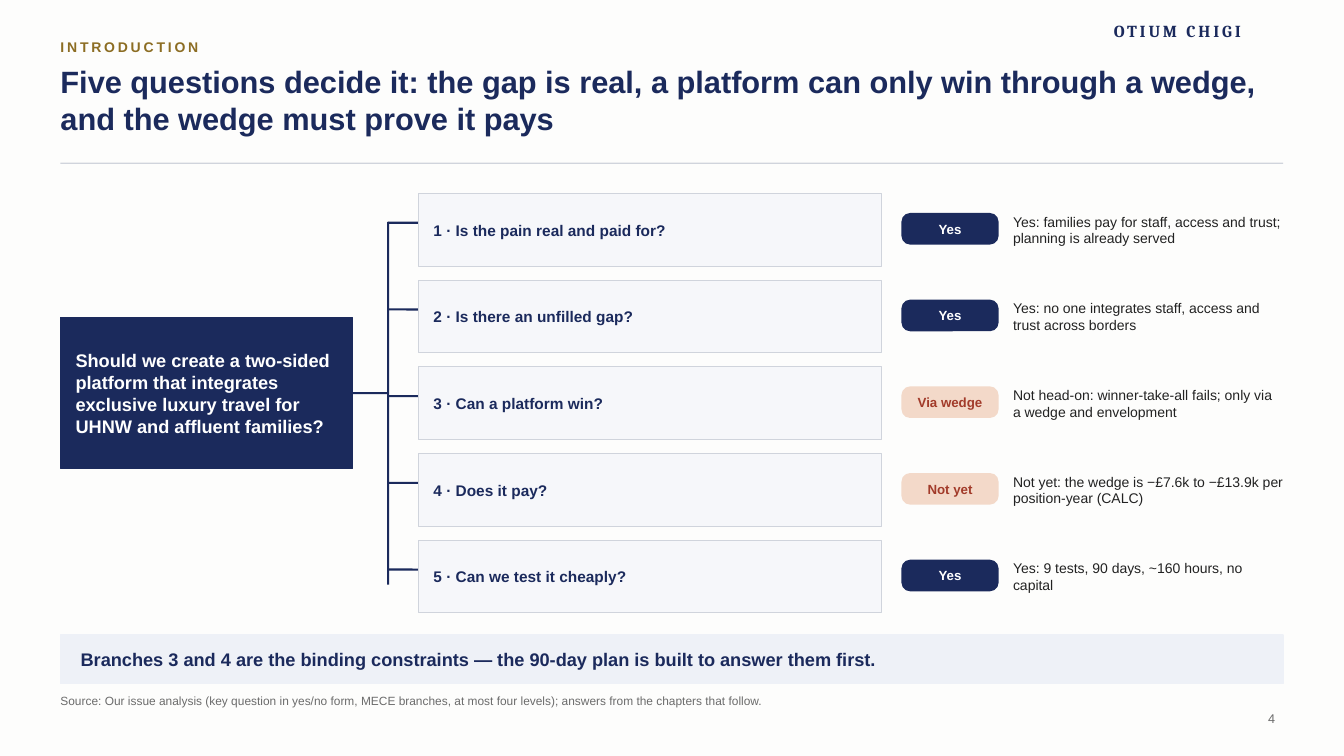
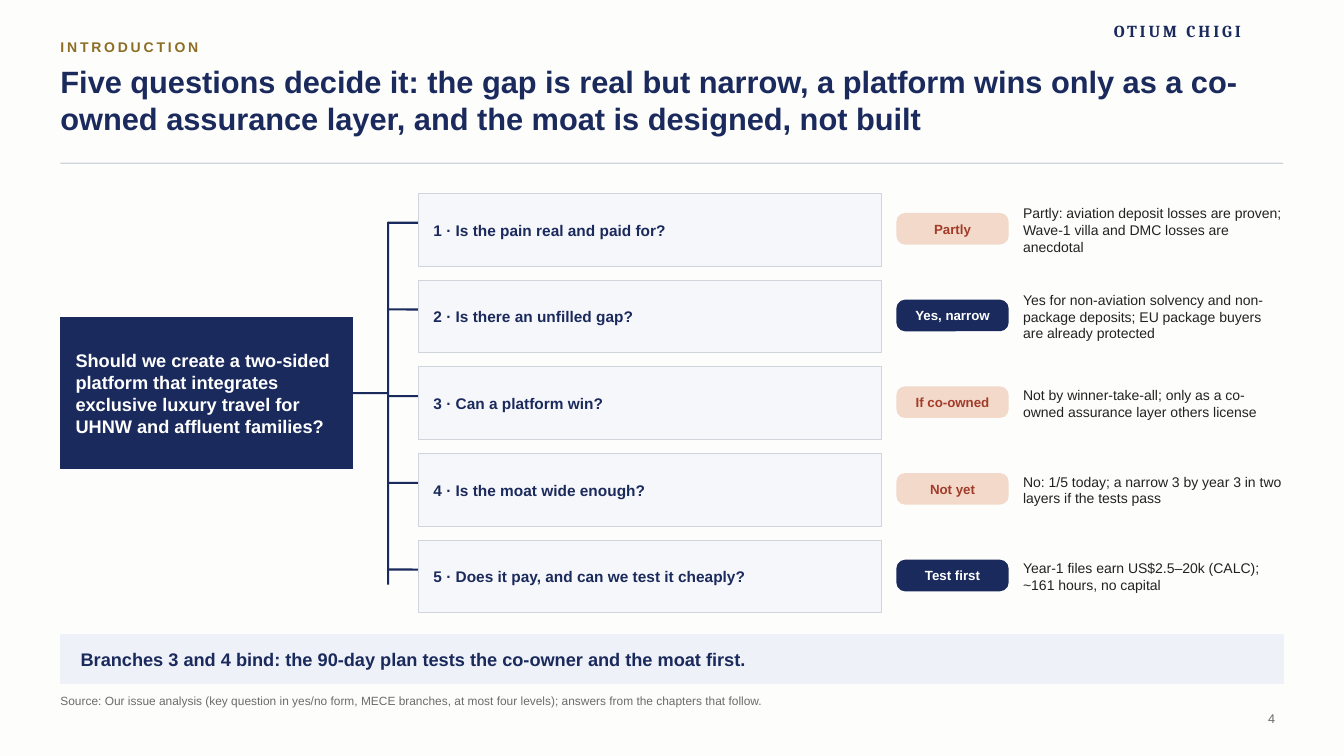
Before and after one commit to algarcalebe-web/legendary-bassoon, a slide deck: slide 4 of deck/Otium_Chigi_Journeys_Strategy_Deck.pptx. Drawn at 1344x756 pixels with LibreOffice and Linux fonts; fonts in the diff are those of the drawing; background and template pictures are left out. Boxes give left, top, right and bottom in pixels: in the first picture for what was removed or moved away, otherwise in the second. Text is boxed around its words. In the diff, an @@ line names an element or a change of style, - is before the commit and + after.

```diff
--- a/deck/Otium_Chigi_Journeys_Strategy_Deck.pptx
+++ b/deck/Otium_Chigi_Journeys_Strategy_Deck.pptx
@@ title at [60, 70, 1237, 135]: text changed @@
-Five questions decide it: the gap is real, a platform can only win through a wedge, and the wedge must prove it pays
+Five questions decide it: the gap is real but narrow, a platform wins only as a co-owned assurance layer, and the moat is designed, not built
@@ text at [1023, 208, 1282, 252]: text changed @@
-Yes: families pay for staff, access and trust; planning is already served
+Partly: aviation deposit losses are proven; Wave-1 villa and DMC losses are anecdotal
@@ rounded rectangle: place and size @@
-rounded rectangle at [902, 214, 998, 244]
+rounded rectangle at [897, 214, 1008, 244]
@@ rounded rectangle at [897, 214, 1008, 244]: fill #1B2A5C to #F3D9C9; outline #1B2A5C 1 pt to #F3D9C9 1 pt @@
@@ text at [934, 224, 971, 237]: text changed; text colour #FFFFFF to #A23B2A @@
-Yes
+Partly
@@ text at [1023, 295, 1263, 341]: text changed @@
-Yes: no one integrates staff, access and trust across borders
+Yes for non-aviation solvency and non-package deposits; EU package buyers are already protected
@@ rounded rectangle: place and size @@
-rounded rectangle at [902, 300, 998, 331]
+rounded rectangle at [897, 300, 1008, 331]
@@ text at [915, 311, 990, 322]: text changed @@
-Yes
+Yes, narrow
@@ rounded rectangle: place and size @@
-rounded rectangle at [902, 387, 998, 417]
+rounded rectangle at [897, 387, 1008, 417]
@@ text at [916, 396, 989, 410]: text changed @@
-Via wedge
+If co-owned
@@ text at [1023, 390, 1256, 420]: text changed @@
-Not head-on: winner-take-all fails; only via a wedge and envelopment
+Not by winner-take-all; only as a co-owned assurance layer others license
@@ rounded rectangle: place and size @@
-rounded rectangle at [902, 474, 998, 504]
+rounded rectangle at [897, 474, 1008, 504]
@@ text at [1023, 477, 1282, 506]: text changed @@
-Not yet: the wedge is −£7.6k to −£13.9k per position-year (CALC)
+No: 1/5 today; a narrow 3 by year 3 in two layers if the tests pass
@@ text at [433, 485, 645, 499]: text changed @@
-4 · Does it pay?
+4 · Is the moat wide enough?
@@ rounded rectangle: place and size @@
-rounded rectangle at [902, 561, 998, 591]
+rounded rectangle at [897, 561, 1008, 591]
@@ text at [1023, 562, 1259, 593]: text changed @@
-Yes: 9 tests, 90 days, ~160 hours, no capital
+Year-1 files earn US$2.5–20k (CALC); ~161 hours, no capital
@@ text at [433, 571, 745, 586]: text changed @@
-5 · Can we test it cheaply?
+5 · Does it pay, and can we test it cheaply?
@@ text at [925, 570, 980, 580]: text changed @@
-Yes
+Test first
@@ text at [81, 652, 745, 670]: text changed @@
-Branches 3 and 4 are the binding constraints — the 90-day plan is built to answer them first.
+Branches 3 and 4 bind: the 90-day plan tests the co-owner and the moat first.
```
Also in this commit, not shown: 18 other slides changed, 5 slides added, 3 slides removed, 8 other files.
